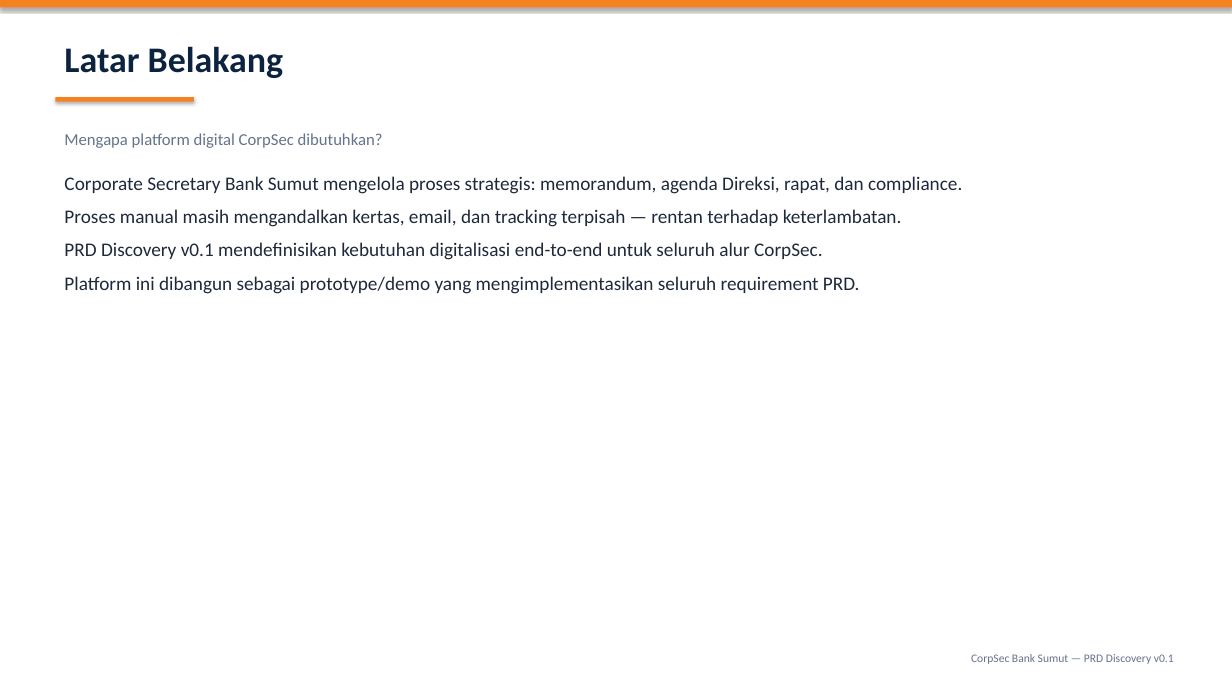
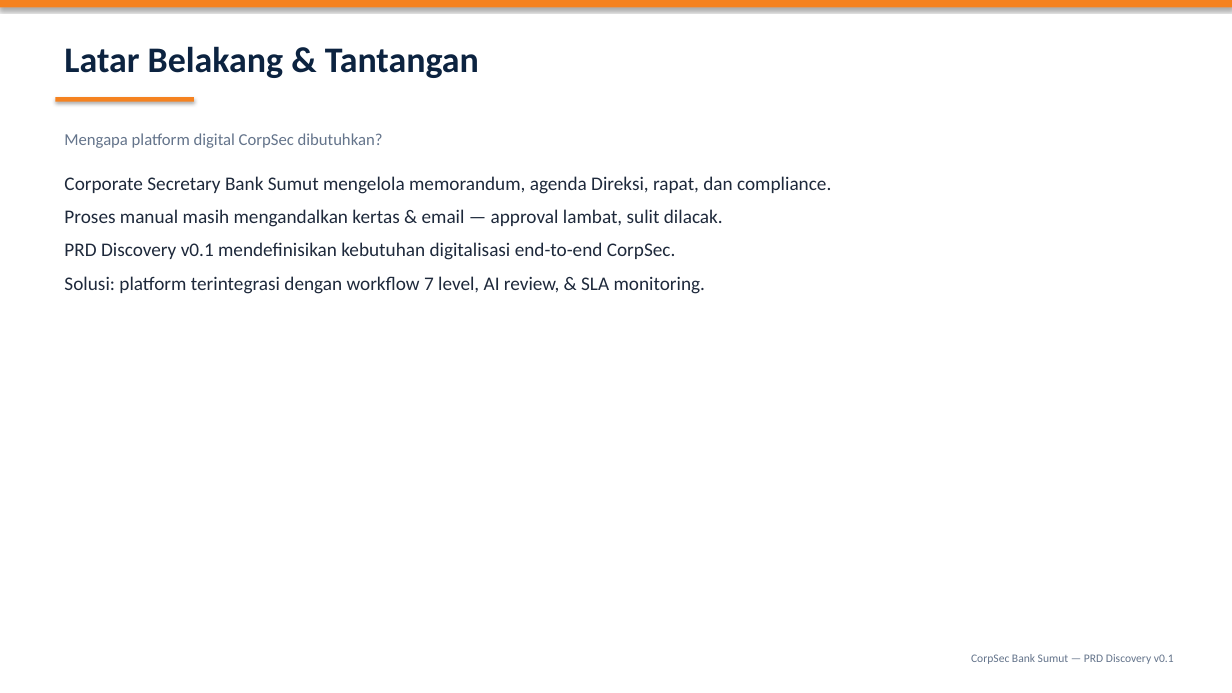
Before and after one commit to kelompok8ai/repo-day1-a, a slide deck: slide 2 of docs/CorpSec-Bank-Sumut-Presentasi.pptx (slide 4 before the commit). Drawn at 1232x693 pixels with LibreOffice and Linux fonts; fonts in the diff are those of the drawing. Boxes give left, top, right and bottom in pixels: in the first picture for what was removed or moved away, otherwise in the second. Text is boxed around its words. In the diff, an @@ line names an element or a change of style, - is before the commit and + after.

```diff
--- a/docs/CorpSec-Bank-Sumut-Presentasi.pptx
+++ b/docs/CorpSec-Bank-Sumut-Presentasi.pptx
@@ text at [64, 46, 479, 78]: text changed @@
-Latar Belakang
+Latar Belakang & Tantangan
@@ text at [64, 176, 831, 294]: text changed @@
-Corporate Secretary Bank Sumut mengelola proses strategis: memorandum, agenda Direksi, rapat, dan compliance.
-Proses manual masih mengandalkan kertas, email, dan tracking terpisah — rentan terhadap keterlambatan.
-PRD Discovery v0.1 mendefinisikan kebutuhan digitalisasi end-to-end untuk seluruh alur CorpSec.
-Platform ini dibangun sebagai prototype/demo yang mengimplementasikan seluruh requirement PRD.
+Corporate Secretary Bank Sumut mengelola memorandum, agenda Direksi, rapat, dan compliance.
+Proses manual masih mengandalkan kertas & email — approval lambat, sulit dilacak.
+PRD Discovery v0.1 mendefinisikan kebutuhan digitalisasi end-to-end CorpSec.
+Solusi: platform terintegrasi dengan workflow 7 level, AI review, & SLA monitoring.
```
Also in this commit, not shown: 14 other slides changed, 19 slides removed, 1 other file.
